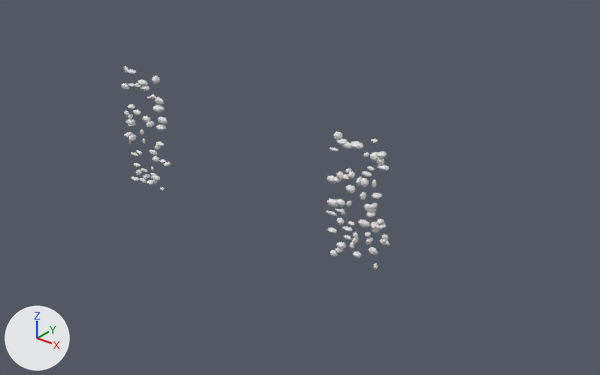
Renders of the OBJ model SourceArt/Environments/Meshes/SM_BB_ENV_RR_Talus.obj from each side of a commit.
Both versions are drawn from a camera (50 mm lens) standing at (51026.0, -54410.0, 33528.0) and looking at (5179.0, 2897.0, -2002.0). Lighting does not change. The marker at lower left points along +X, +Y and +Z. The picture after the commit comes second. Materials are left out; every surface is plain grey. Where no turn or scale is listed for an object, it has been applied to the vertices.

The first picture shows 'SM_BB_ENV_RR_Talus'.
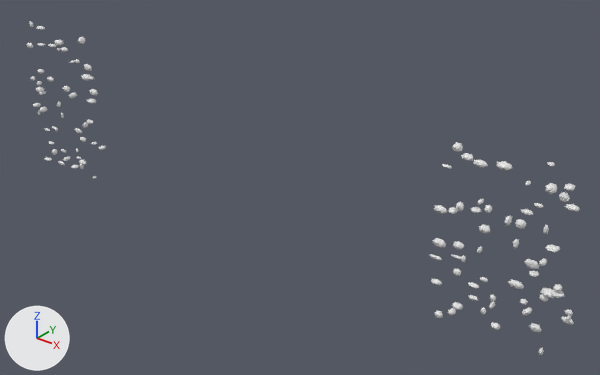
The change, as a diff of the scene's bpy script:
```diff
--- a/SourceArt/Environments/Meshes/SM_BB_ENV_RR_Talus.obj.py
+++ b/SourceArt/Environments/Meshes/SM_BB_ENV_RR_Talus.obj.py
@@ me_sm_bb_env_rr_talus @@
-me_sm_bb_env_rr_talus.from_pydata(...)  # 9240 vertices, 18040 faces; spans x -17239.0..17397.0, y -388.0..788.0, z -6511.0..6820.0
+me_sm_bb_env_rr_talus.from_pydata(...)  # 9240 vertices, 18040 faces; spans x -34008.0..34278.0, y -388.0..788.0, z -8643.0..8955.0
+# me_sm_bb_env_rr_talus part 1: the loose piece of 84 vertices spanning x 12931.0..14281.0, y -279.0..679.0, z 5331.0..5909.0 is moved by (13569.0, 0.0, 1872.0)
+# me_sm_bb_env_rr_talus part 2: the loose piece of 84 vertices spanning x -12386.0..-12008.0, y -232.0..632.0, z -1763.0..-1098.0 is moved by (-12186.0, 0.0, -474.0)
+# me_sm_bb_env_rr_talus part 3: the loose piece of 84 vertices spanning x 11647.0..12308.0, y -258.0..661.0, z -5561.0..-5024.0 is moved by (11994.0, 0.0, -1769.0)
+# me_sm_bb_env_rr_talus part 4: the loose piece of 84 vertices spanning x 14199.0..15237.0, y -131.0..532.0, z 3018.0..3414.0 is moved by (14705.0, 0.0, 1069.0)
+# me_sm_bb_env_rr_talus part 5: the loose piece of 84 vertices spanning x -13536.0..-12186.0, y -112.0..512.0, z -5538.0..-4948.0 is moved by (-12901.0, 0.0, -1751.0)
+# me_sm_bb_env_rr_talus part 6: the loose piece of 84 vertices spanning x 12850.0..13442.0, y -180.0..582.0, z 2270.0..2980.0 is moved by (13131.0, 0.0, 881.0)
+# me_sm_bb_env_rr_talus part 7: the loose piece of 84 vertices spanning x 10951.0..11734.0, y -142.0..541.0, z -6278.0..-5595.0 is moved by (11366.0, 0.0, -1975.0)
+# me_sm_bb_env_rr_talus part 8: the loose piece of 84 vertices spanning x -12044.0..-10755.0, y -315.0..718.0, z 843.0..1285.0 is moved by (-11367.0, 0.0, 352.0)
+# me_sm_bb_env_rr_talus part 9: the loose piece of 84 vertices spanning x -12001.0..-11181.0, y -299.0..701.0, z 5809.0..6614.0 is moved by (-11612.0, 0.0, 2075.0)
+# me_sm_bb_env_rr_talus part 10: the loose piece of 84 vertices spanning x 15437.0..16275.0, y -346.0..746.0, z 1265.0..1629.0 is moved by (15846.0, 0.0, 486.0)
+# me_sm_bb_env_rr_talus part 11: the loose piece of 84 vertices spanning x -17239.0..-16094.0, y -58.0..460.0, z 4066.0..4765.0 is moved by (-16634.0, 0.0, 1478.0)
+# me_sm_bb_env_rr_talus part 12: the loose piece of 84 vertices spanning x -16512.0..-15904.0, y -7.0..407.0, z 6037.0..6820.0 is moved by (-16199.0, 0.0, 2135.0)
+# me_sm_bb_env_rr_talus part 13: the loose piece of 84 vertices spanning x 12804.0..13127.0, y -194.0..595.0, z -498.0..44.0 is moved by (12957.0, 0.0, -75.0)
+# me_sm_bb_env_rr_talus part 14: the loose piece of 84 vertices spanning x -14086.0..-13027.0, y -151.0..551.0, z 1011.0..1786.0 is moved by (-13577.0, 0.0, 474.0)
+# me_sm_bb_env_rr_talus part 15: the loose piece of 84 vertices spanning x 11138.0..11949.0, y -297.0..697.0, z 5596.0..6343.0 is moved by (11566.0, 0.0, 1991.0)
+# me_sm_bb_env_rr_talus part 16: 4284 of 9240 vertices moved; they spanned x 10265.0..17397.0, y -388.0..788.0, z -5975.0..6625.0 and now span x 21251.0..34278.0, y -388.0..788.0, z -7838.0..8782.0; mean shift (14081.0, 0.0, 4.0); largest move (16919.0, -137.0, -2576.0) -> (33838.0, -137.0, -3434.0)
+# me_sm_bb_env_rr_talus part 17: 2940 of 9240 vertices moved; they spanned x -17197.0..-10438.0, y -386.0..786.0, z -6511.0..6538.0 and now span x -34008.0..-21399.0, y -386.0..786.0, z -8643.0..8654.0; mean shift (-14274.0, 0.0, -176.0); largest move (-16752.0, 381.0, 1457.0) -> (-33577.0, 381.0, 1906.0)
+# other edits to the shape of me_sm_bb_env_rr_talus do not show in these pictures
```

Boxes (x1, y1, x2, y2) around the edits, measured in the pictures (600 x 375 px; the box of a moved part takes in the faces that stretch with it):
'SM_BB_ENV_RR_Talus', reshaped (105% wider, 63% taller)
    before: (121, 66, 390, 270)
    after: (27, 21, 580, 355)
part 1 of me_sm_bb_env_rr_talus, moved or reshaped
    before: (350, 141, 363, 149)
    after: (496, 161, 512, 170)
part 2 of me_sm_bb_env_rr_talus, moved or reshaped
    before: (155, 144, 160, 150)
    after: (83, 122, 88, 128)
part 3 of me_sm_bb_env_rr_talus, moved or reshaped
    before: (335, 247, 343, 253)
    after: (448, 308, 456, 315)
part 4 of me_sm_bb_env_rr_talus, moved or reshaped
    before: (362, 171, 372, 177)
    after: (521, 209, 533, 215)
part 5 of me_sm_bb_env_rr_talus, moved or reshaped
    before: (151, 175, 160, 181)
    after: (79, 160, 87, 165)
part 6 of me_sm_bb_env_rr_talus, moved or reshaped
    before: (348, 171, 355, 179)
    after: (484, 204, 492, 213)
part 7 of me_sm_bb_env_rr_talus, moved or reshaped
    before: (330, 250, 338, 257)
    after: (434, 310, 443, 318)
part 8 of me_sm_bb_env_rr_talus, moved or reshaped
    before: (156, 125, 166, 130)
    after: (87, 99, 96, 103)
part 9 of me_sm_bb_env_rr_talus, moved or reshaped
    before: (152, 76, 160, 84)
    after: (78, 37, 86, 44)
part 10 of me_sm_bb_env_rr_talus, moved or reshaped
    before: (371, 193, 382, 199)
    after: (545, 245, 555, 252)
part 11 of me_sm_bb_env_rr_talus, moved or reshaped
    before: (121, 83, 129, 90)
    after: (27, 43, 33, 48)
part 12 of me_sm_bb_env_rr_talus, moved or reshaped
    before: (123, 66, 128, 73)
    after: (29, 21, 33, 28)
part 13 of me_sm_bb_env_rr_talus, moved or reshaped
    before: (346, 200, 352, 207)
    after: (477, 246, 482, 254)
part 14 of me_sm_bb_env_rr_talus, moved or reshaped
    before: (142, 116, 151, 123)
    after: (63, 86, 70, 92)
part 15 of me_sm_bb_env_rr_talus, moved or reshaped
    before: (334, 131, 343, 140)
    after: (453, 142, 463, 152)
part 16 of me_sm_bb_env_rr_talus, moved or reshaped
    before: (326, 138, 390, 270)
    after: (428, 153, 580, 355)
part 17 of me_sm_bb_env_rr_talus, moved or reshaped
    before: (124, 69, 171, 190)
    after: (30, 26, 106, 179)
